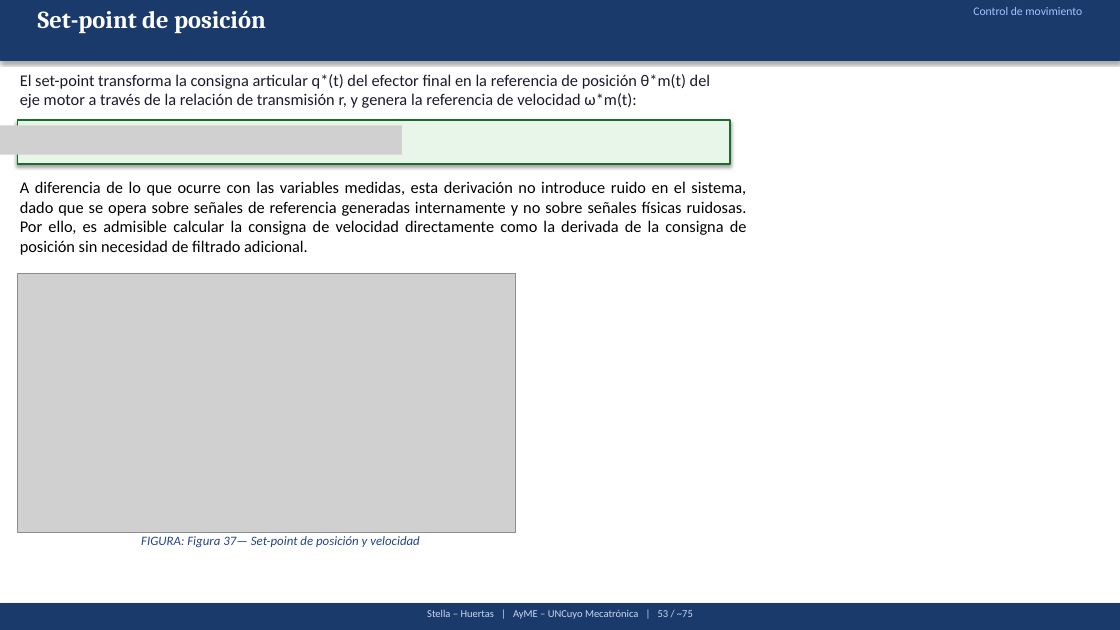
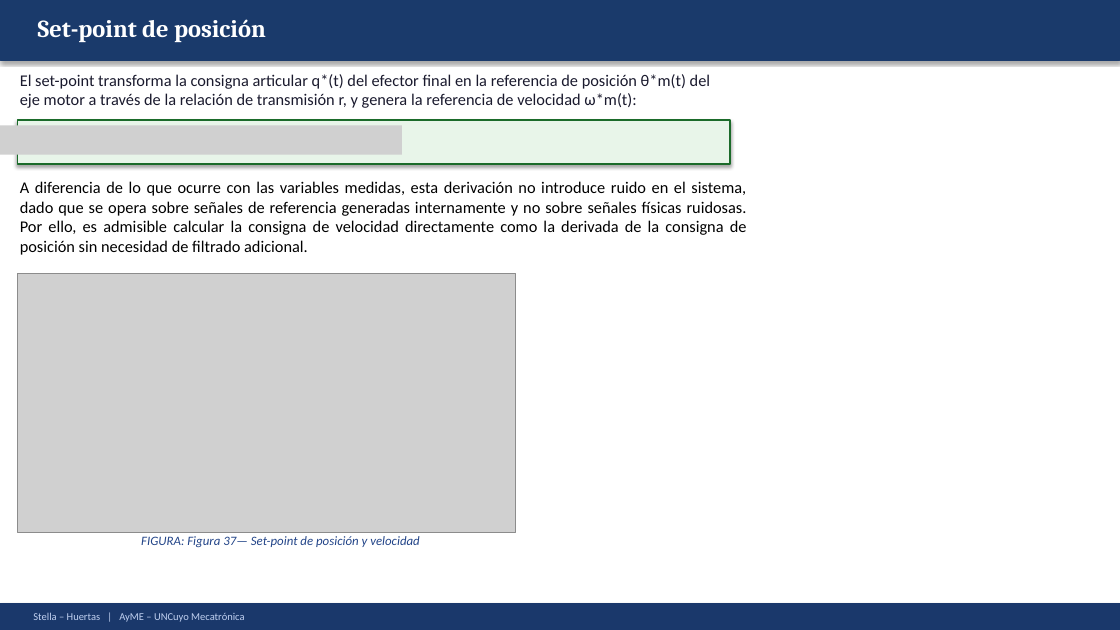
Before and after one commit to Juan-Stella/Automatica-y-maquinas-electricas-final, a slide deck: slide 72 of Presentación/AyME_Stella_Huertas_Presentacion1.pptx. Drawn at 1120x630 pixels with LibreOffice and Linux fonts; fonts in the diff are those of the drawing; grey boxes stand for pictures. Boxes give left, top, right and bottom in pixels: in the first picture for what was removed or moved away, otherwise in the second. Text is boxed around its words. In the diff, an @@ line names an element or a change of style, - is before the commit and + after.

```diff
--- a/Presentación/AyME_Stella_Huertas_Presentacion1.pptx
+++ b/Presentación/AyME_Stella_Huertas_Presentacion1.pptx
@@ text "Set-point de posición": place and size @@
-text "Set-point de posición" at [38, 10, 266, 33]
+text "Set-point de posición" at [38, 19, 266, 42]
@@ text removed at [973, 7, 1082, 15] @@
-Control de movimiento
@@ rectangle added at [0, 603, 1120, 630], fill #1A386B, outline #1A386B 1 pt @@
@@ text "Stella – Huertas | AyME ..." at [33, 612, 244, 622]: vertical alignment top to middle @@
@@ text at [33, 612, 244, 622]: text changed; text colour #C8D8F0 to #C0D0F0 @@
-Stella – Huertas | AyME – UNCuyo Mecatrónica | 53 / ~75
+Stella – Huertas | AyME – UNCuyo Mecatrónica
```
Also in this commit, not shown: 94 other slides changed, 1 other file.
